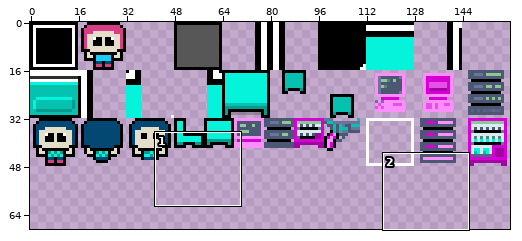
Two states of a sprite sheet, atlas.png. The picture above shows the old version from afar; the outline marks the close-up.
Close-up. The starting point:
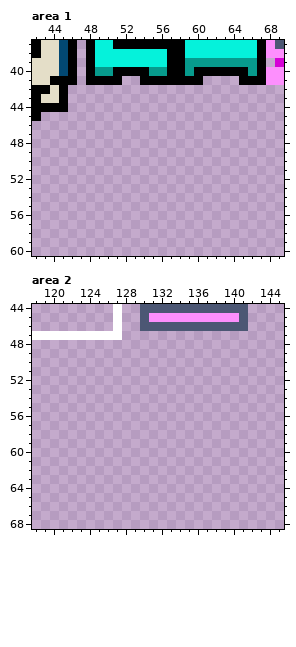
The file is 160x160 pixels. Colours within 5 levels of each other are drawn and written as one. Shown: area 1: x 42..69, y 37..60; area 2: x 118..145, y 44..68. The wide view leaves out empty margins.
Once edited:
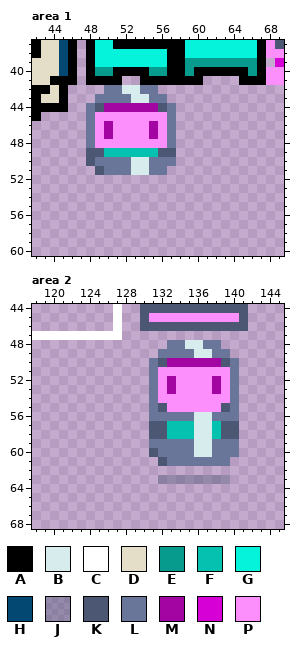
Palette (. is transparent): A #000000  B #d7ecec  C #ffffff  D #e4dec8  E #079b8d  F #05c2b0  G #05f2db  H #024873  J #4c577466  K #4c5774  L #697699  M #a205a2  N #d600d6  P #fd8ffd
Edits made:
--- area 1
@@ x 46..59 @@
 41 A.AAAA..AAAAAA
-42 ..............
-43 ..............
-44 ..............
-45 ..............
-46 ..............
-47 ..............
-48 ..............
-49 ..............
-50 ..............
-51 ..............
+42 ....LLBBLL....
+43 ...LLLLBBLL...
+44 ..LKMMMMMMKL..
+45 ..LPPPPPPPPL..
+46 ..LPMPPPPMPL..
+47 ..LPMPPPPMPL..
+48 ..LPPPPPPPPL..
+49 ..KKFFFFFFKK..
+50 ..KLLLLBBLLL..
+51 ...KLLLBBLL...
 52 ..............
--- area 2
@@ x 129..142 @@
 47 ..............
-48 ..............
-49 ..............
-50 ..............
-51 ..............
-52 ..............
-53 ..............
-54 ..............
-55 ..............
-56 ..............
-57 ..............
-58 ..............
-59 ..............
-60 ..............
-61 ..............
+48 ....LLBBLL....
+49 ...LLLLBBLL...
+50 ..LKMMMMMMKL..
+51 ..LPPPPPPPPL..
+52 ..LPMPPPPMPL..
+53 ..LPMPPPPMPL..
+54 ..LPPPPPPPPL..
+55 ..LKPPPPPPKL..
+56 ..LLLLLBBLLL..
+57 ..KKFFFBBFKK..
+58 ..KKFFFBBFKK..
+59 ..LLLLLBBLLL..
+60 ..KLLLLBBLLL..
+61 ...KLLLLLLL...
 62 ..............
-63 ..............
+63 ...JJJJJJJJ...
 64 ..............
